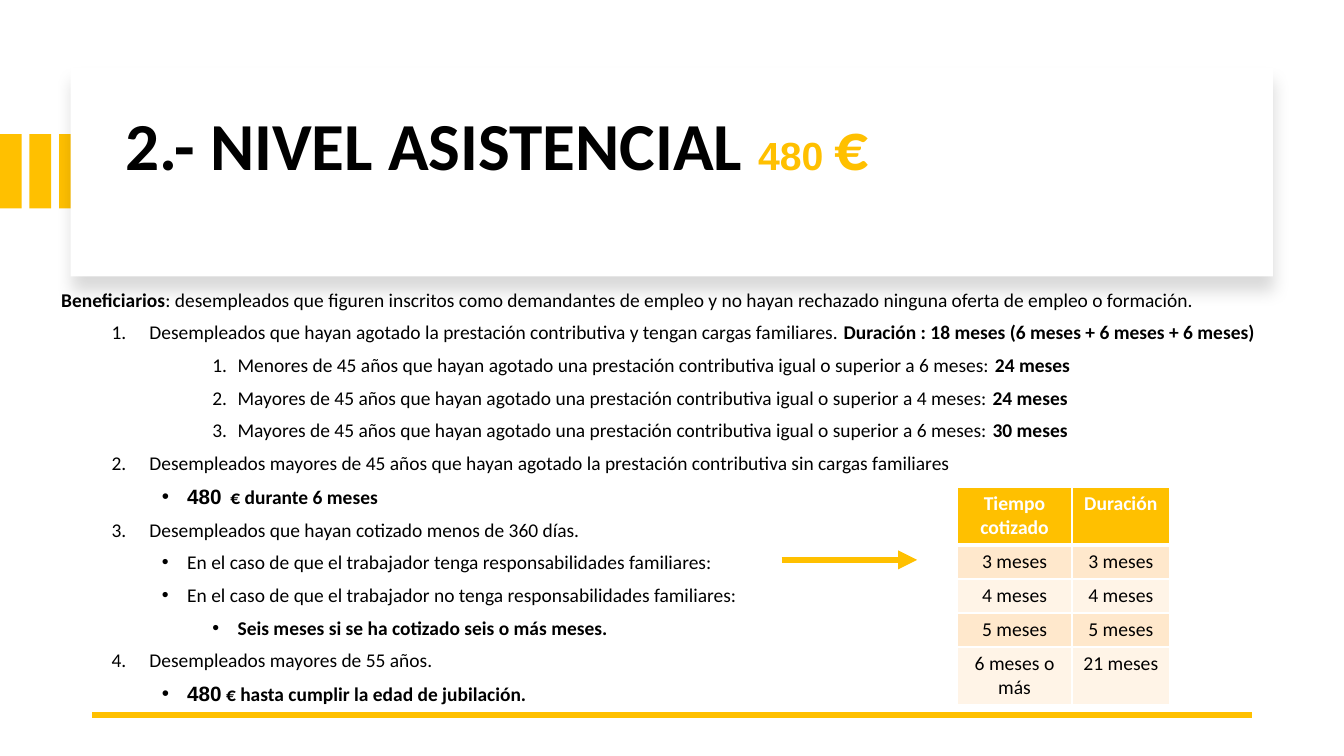
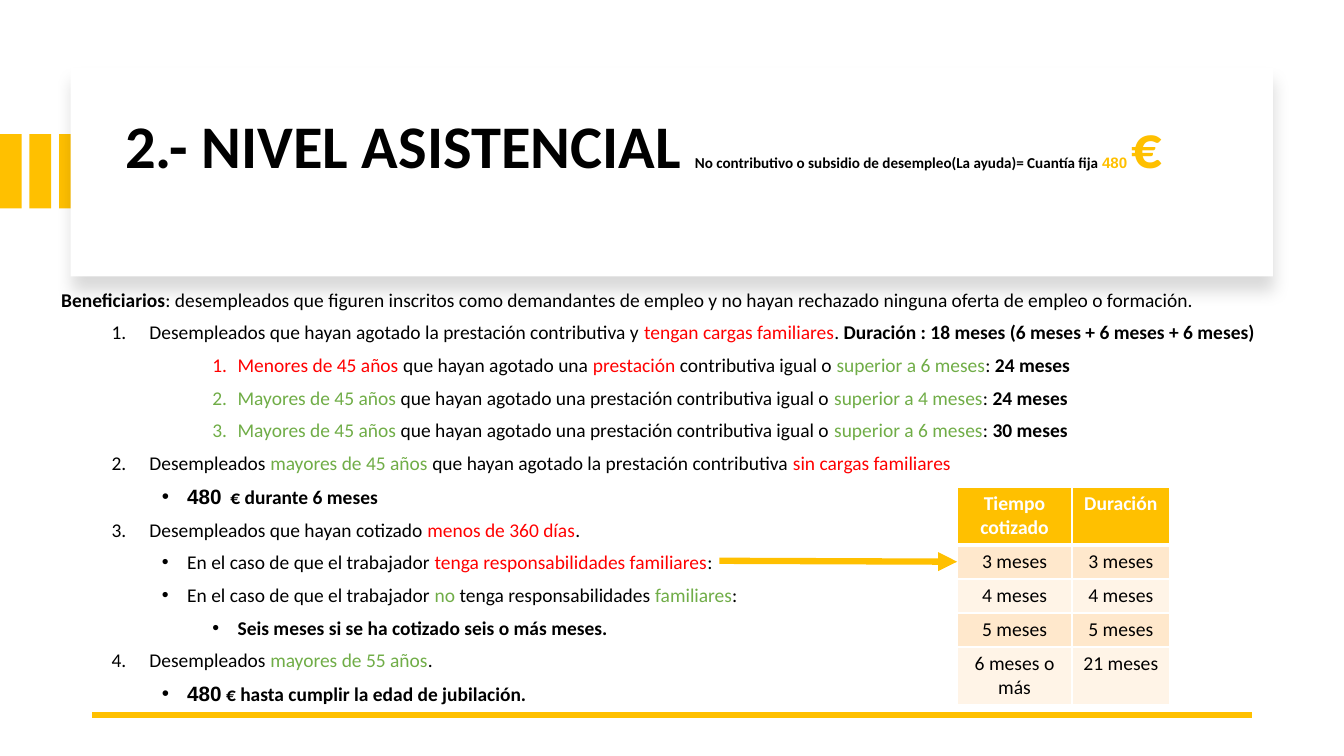
Before and after one commit to DiMaPaGa/daw1, a slide deck: slide 20 of PROGRAMACION/FOL/TEMA 6 FOL PRESTACIONES SS .pptx. Drawn at 1344x756 pixels with LibreOffice and Linux fonts; fonts in the diff are those of the drawing. Boxes give left, top, right and bottom in pixels: in the first picture for what was removed or moved away, otherwise in the second. Text is boxed around its words. In the diff, an @@ line names an element or a change of style, - is before the commit and + after.

```diff
--- a/PROGRAMACION/FOL/TEMA 6 FOL PRESTACIONES SS .pptx
+++ b/PROGRAMACION/FOL/TEMA 6 FOL PRESTACIONES SS .pptx
@@ title at <box>125,128,1127,171</box>: text changed; size 48 to 10.8 pt @@
-2.- NIVEL ASISTENCIAL 480 €
+2.- NIVEL ASISTENCIAL No contributivo o subsidio de desempleo(La ayuda)= Cuantía fija 480 €
@@ text at <box>149,324,1254,670</box>: text colour #000000 to #FF0000 in "tengan cargas familiares.", "Menores de 45 años prestación", "sin cargas familiares", "menos de 360 días." and 1 more places; text colour #000000 to #70AD47 in "superior a 6 meses:", "Mayores de 45 años superior a 4 ...", "Mayores de 45 años superior a 6 ...", "mayores de 45 años" and 2 more places @@
@@ arrow moved from (782, 560) - (918, 560) to (720, 561) - (958, 562) @@
```
Also in this commit, not shown: 6 other files.
